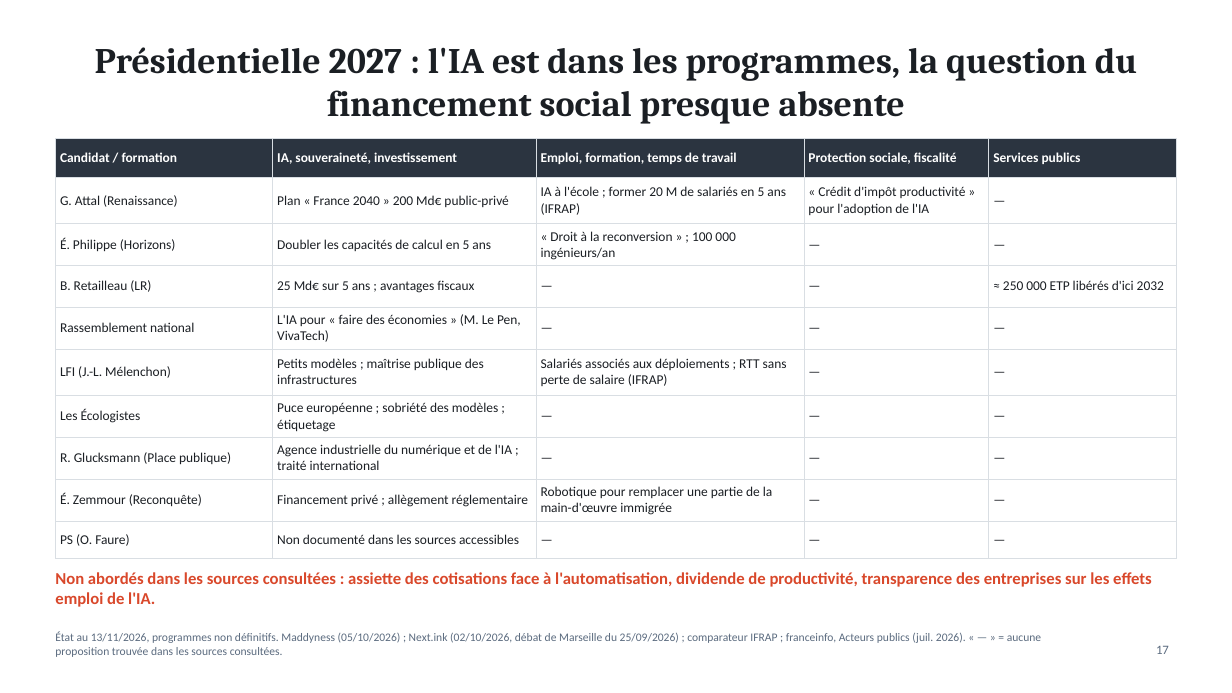
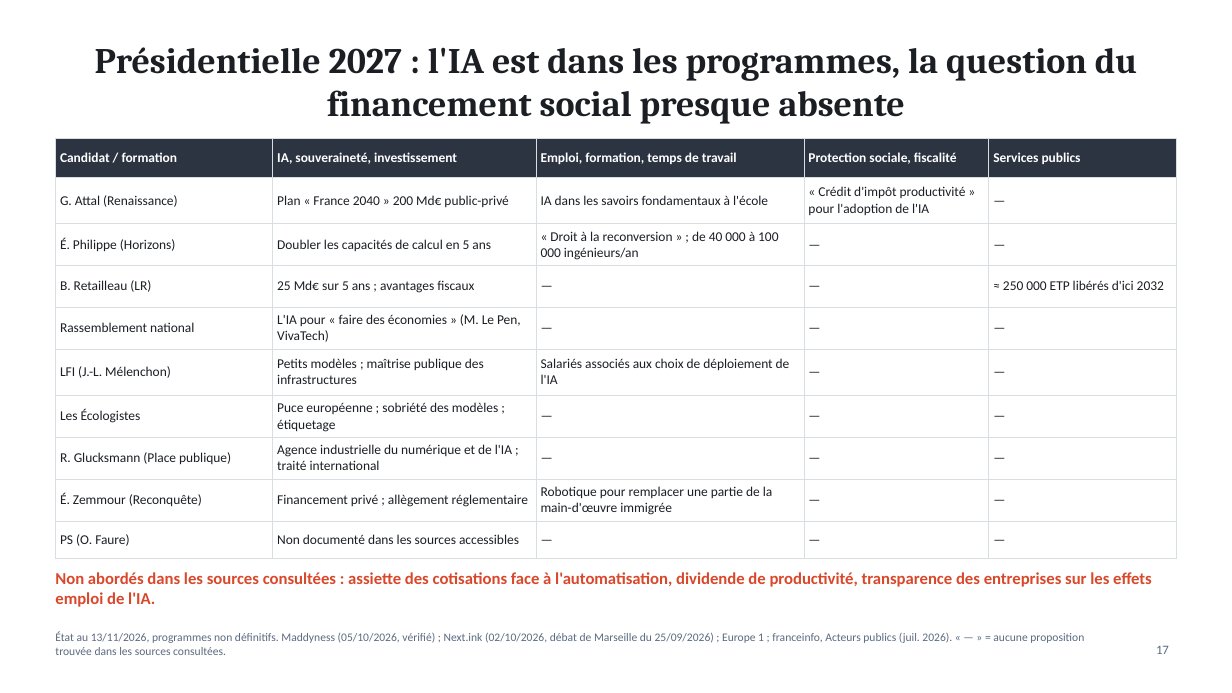
Before and after one commit to ordiform69-png/1er-projet-, a slide deck: slide 17 of enquete-ia-travail/IA-robotique-travail-France.pptx. Drawn at 1232x693 pixels with LibreOffice and Linux fonts; fonts in the diff are those of the drawing. Boxes give left, top, right and bottom in pixels: in the first picture for what was removed or moved away, otherwise in the second. Text is boxed around its words. In the diff, an @@ line names an element or a change of style, - is before the commit and + after.

```diff
--- a/enquete-ia-travail/IA-robotique-travail-France.pptx
+++ b/enquete-ia-travail/IA-robotique-travail-France.pptx
@@ table at (55,139,1177,550) @@
-row 2, column 3: IA à l'école ; former 20 M de salariés en 5 ans (IFRAP)
+row 2, column 3: IA dans les savoirs fondamentaux à l'école
-row 3, column 3: « Droit à la reconversion » ; 100 000 ingénieurs/an
+row 3, column 3: « Droit à la reconversion » ; de 40 000 à 100 000 ingénieurs/an
-row 6, column 3: Salariés associés aux déploiements ; RTT sans perte de salaire (IFRAP)
+row 6, column 3: Salariés associés aux choix de déploiement de l'IA
@@ text at (55,632,1084,655): text changed @@
-État au 13/11/2026, programmes non définitifs. Maddyness (05/10/2026) ; Next.ink (02/10/2026, débat de Marseille du 25/09/2026) ; comparateur IFRAP ; franceinfo, Acteurs publics (juil. 2026). « — » = aucune proposition trouvée dans les sources consultées.
+État au 13/11/2026, programmes non définitifs. Maddyness (05/10/2026, vérifié) ; Next.ink (02/10/2026, débat de Marseille du 25/09/2026) ; Europe 1 ; franceinfo, Acteurs publics (juil. 2026). « — » = aucune proposition trouvée dans les sources consultées.
```
Also in this commit, not shown: 13 other slides changed, 6 other files.
